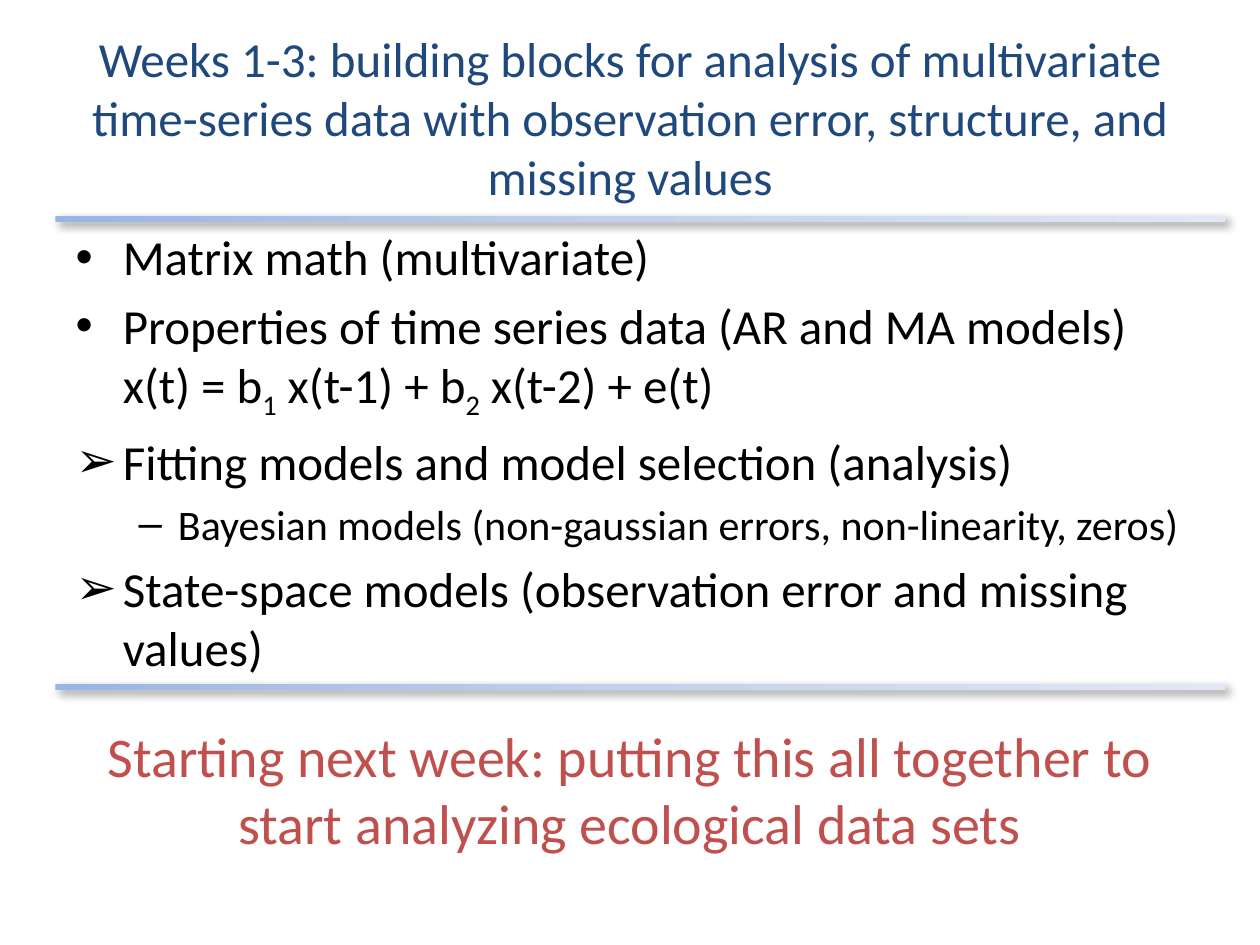
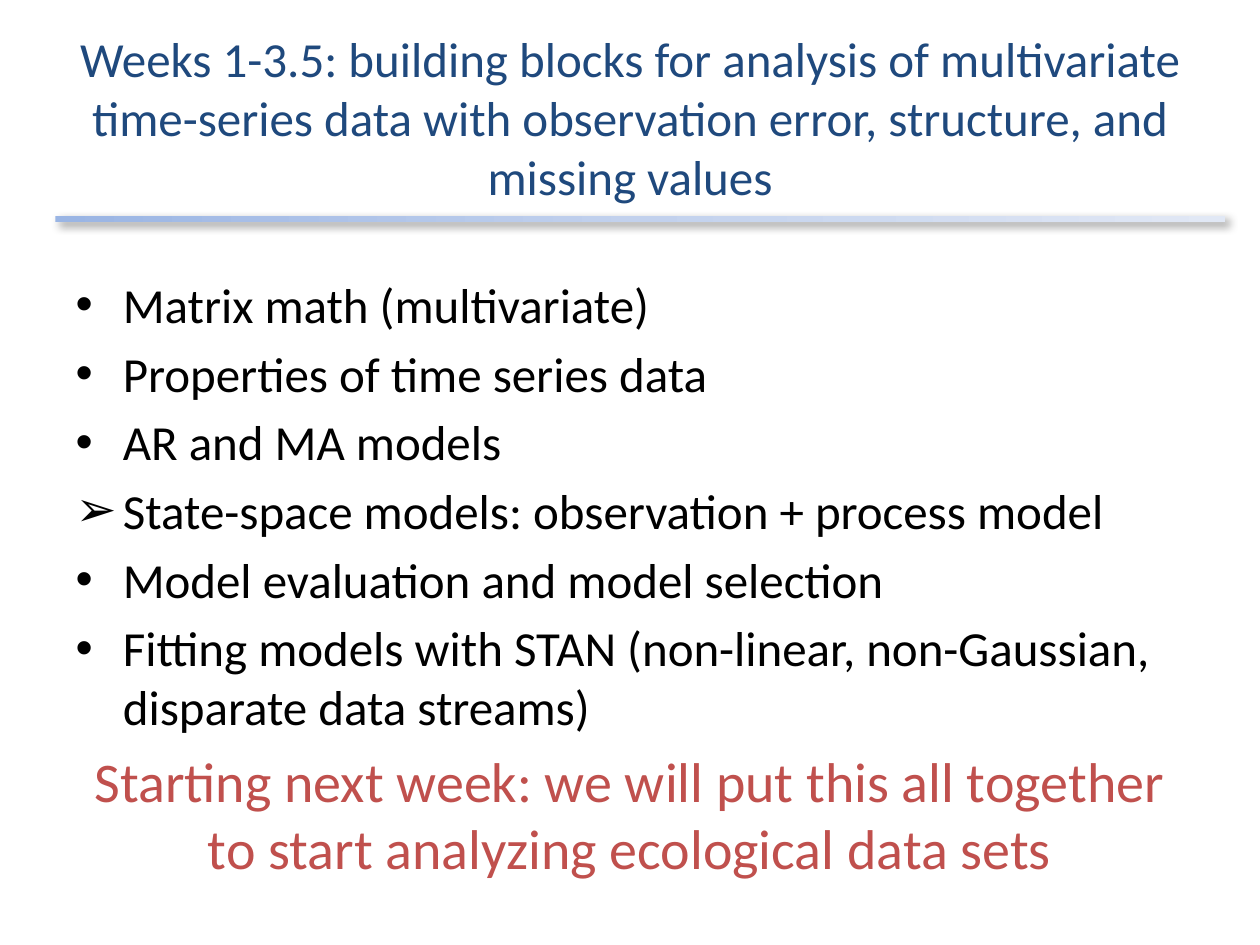
Before and after one commit to atsa-es/atsa, a slide deck: slide 3 of docs/Lectures/Week 3/lec_05_uni_state_space.pptx. Drawn at 1260x945 pixels with LibreOffice and Linux fonts; fonts in the diff are those of the drawing. Boxes give left, top, right and bottom in pixels: in the first picture for what was removed or moved away, otherwise in the second. Text is boxed around its words. In the diff, an @@ line names an element or a change of style, - is before the commit and + after.

```diff
--- a/docs/Lectures/Week 3/lec_05_uni_state_space.pptx
+++ b/docs/Lectures/Week 3/lec_05_uni_state_space.pptx
@@ title at (80, 43, 1180, 204): text changed @@
-Weeks 1-3: building blocks for analysis of multivariate time-series data with observation error, structure, and missing values
+Weeks 1-3.5: building blocks for analysis of multivariate time-series data with observation error, structure, and missing values
@@ text "Matrix math (multivariate)": place and size @@
-text "Matrix math (multivariate)" at (108, 239, 1178, 854)
+text "Matrix math (multivariate)" at (95, 287, 1164, 879)
@@ text at (95, 358, 1164, 879): text changed @@
-• Properties of time series data (AR and MA models) x(t) = b1 x(t-1) + b2 x(t-2) + e(t)
-➢ Fitting models and model selection (analysis)
-  – Bayesian models (non-gaussian errors, non-linearity, zeros)
-➢ State-space models (observation error and missing values)
-Starting next week: putting this all together to start analyzing ecological data sets
+• Properties of time series data
+• AR and MA models
+➢ State-space models: observation + process model
+• Model evaluation and model selection
+• Fitting models with STAN (non-linear, non-Gaussian, disparate data streams)
+Starting next week: we will put this all together to start analyzing ecological data sets
@@ rectangle removed at (55, 684, 1225, 690) @@
```
Also in this commit, not shown: 6 other slides changed, 3 slides added, 1 slide removed, 13 other files.
